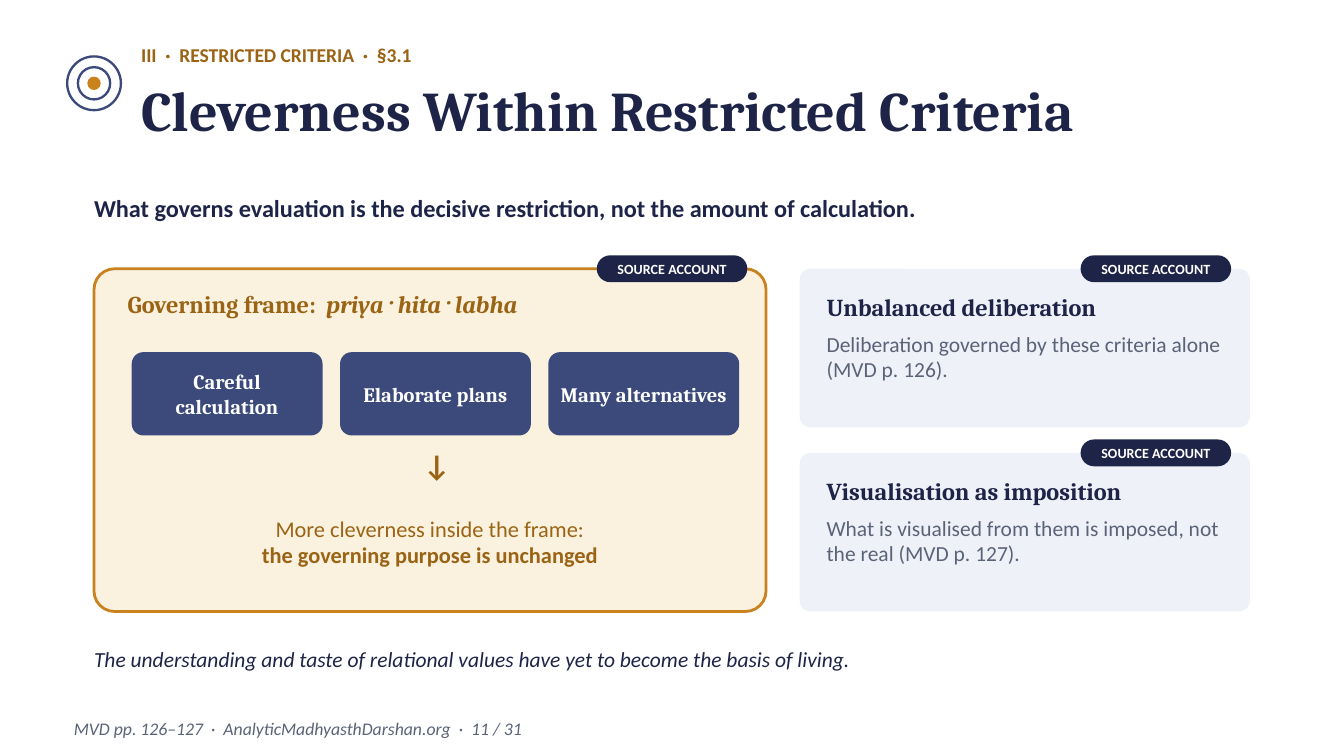
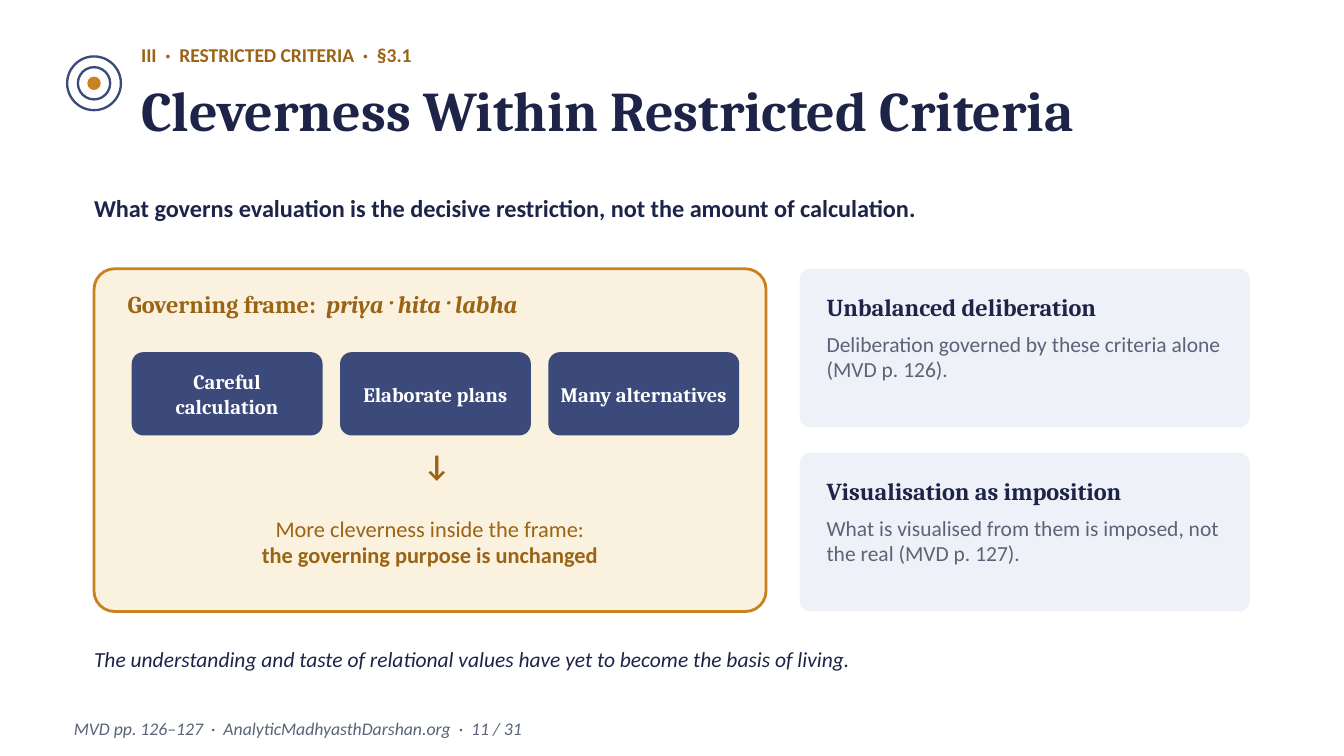
Before and after one commit to raghavamohan/AnalyticMadhyasthDarshan, a slide deck: slide 11 of Studies/Artificial-Intelligence-And-Coexistence/The-Personal-AI-Assistant-Coexistential-Perspective.pptx. Drawn at 1344x756 pixels with LibreOffice and Linux fonts; fonts in the diff are those of the drawing. Boxes give left, top, right and bottom in pixels: in the first picture for what was removed or moved away, otherwise in the second. Text is boxed around its words. In the diff, an @@ line names an element or a change of style, - is before the commit and + after.

```diff
--- a/Studies/Artificial-Intelligence-And-Coexistence/The-Personal-AI-Assistant-Coexistential-Perspective.pptx
+++ b/Studies/Artificial-Intelligence-And-Coexistence/The-Personal-AI-Assistant-Coexistential-Perspective.pptx
@@ rounded rectangle removed at [597, 255, 747, 282] @@
@@ text removed at [617, 265, 726, 274] @@
-SOURCE ACCOUNT
@@ rounded rectangle removed at [1081, 255, 1231, 282] @@
@@ text removed at [1101, 265, 1210, 274] @@
-SOURCE ACCOUNT
@@ rounded rectangle removed at [1081, 439, 1231, 466] @@
@@ text removed at [1101, 449, 1210, 458] @@
-SOURCE ACCOUNT
```
Also in this commit, not shown: 12 other slides changed, 2 other files.
